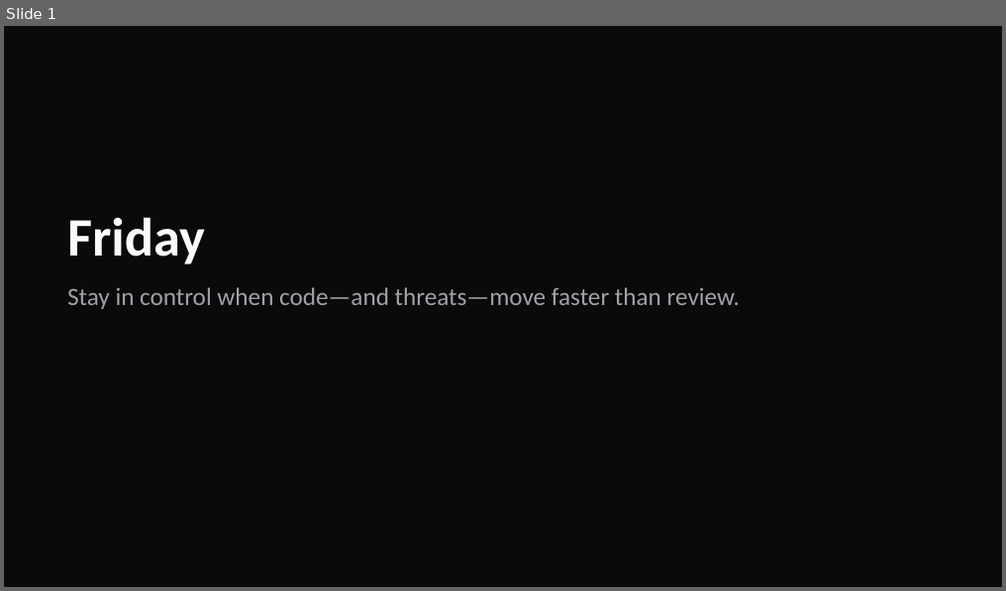
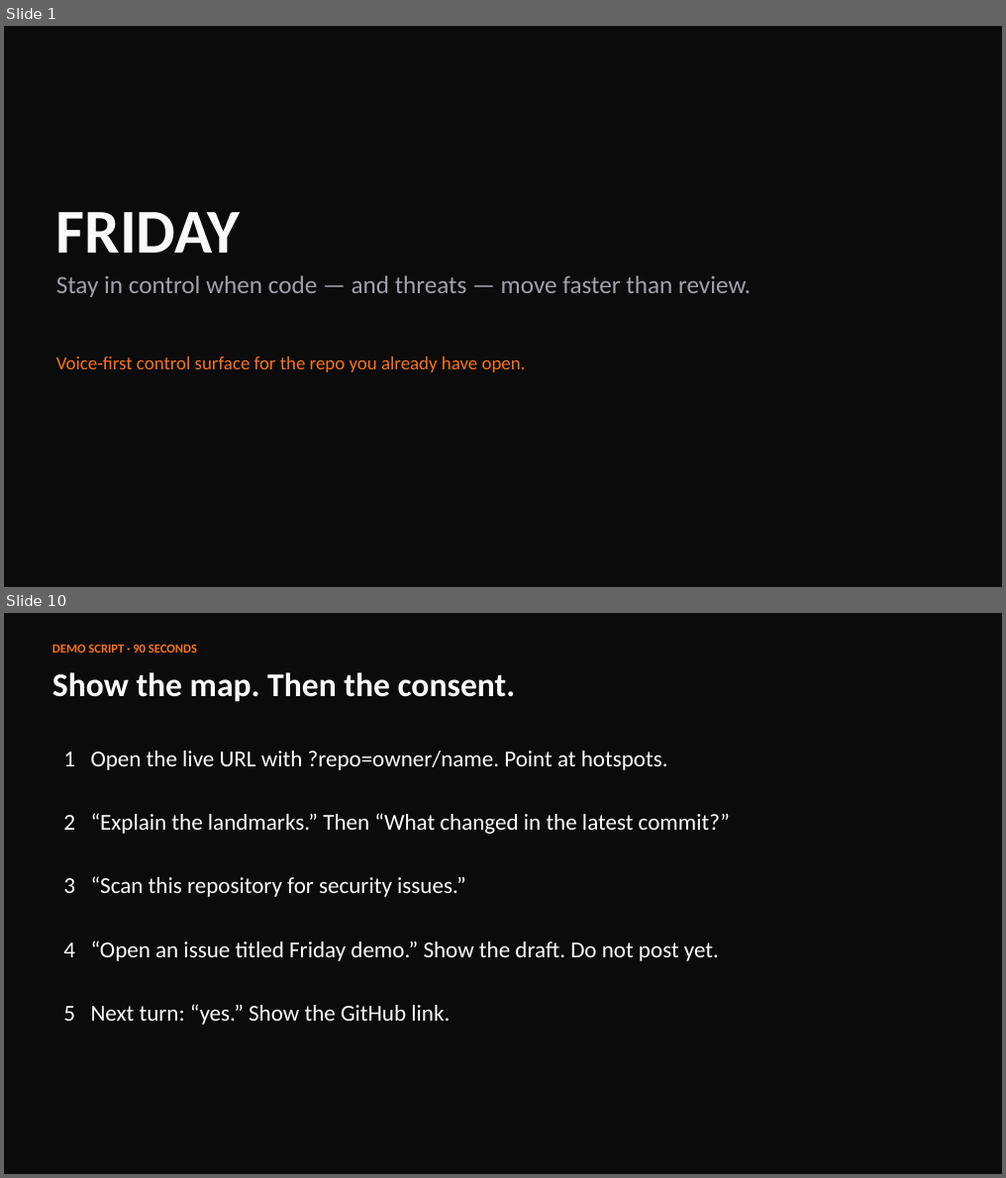
Before and after one commit to hatif03/friday-voice-agent, a slide deck: docs/presentation/Friday-Voice-Agent.pptx. Shown one above the other, each under a label of ours: slide 1 before the commit, slides 1 and 10 after it; the slides between them are not shown. The pictures are 1006x591 and 1006x1178 pixels, drawn with LibreOffice and Linux fonts; fonts in the diff are those of the drawing. Boxes give left, top, right and bottom in pixels: in the first picture for what was removed or moved away, otherwise in the second. Text is boxed around its words. In the diff, an @@ line names an element or a change of style, - is before the commit and + after.

Commit message:
docs: add demo script for Friday voice agent and enhance pitch deck generation
Introduce a comprehensive demo script for showcasing the Friday voice agent's capabilities, emphasizing its interaction with GitHub. Additionally, improve the pitch deck generation script with updated styling and layout adjustments for better presentation quality.

```diff
--- a/docs/presentation/Friday-Voice-Agent.pptx
+++ b/docs/presentation/Friday-Voice-Agent.pptx
@@ slide 10 added at (4, 613, 1002, 1174), background #FFFFFF @@
@@ rectangle added at (4, 613, 1002, 1174), fill #0B0B0C @@
@@ text added at (53, 644, 197, 653), 12 pt, text #F97316, bold @@
+DEMO SCRIPT · 90 SECONDS
@@ text added at (53, 672, 516, 702), 32 pt, text #FAFAFA, bold @@
+Show the map. Then the consent.
@@ text added at (63, 751, 668, 770), 22 pt, text #FAFAFA @@
+1 Open the live URL with ?repo=owner/name. Point at hotspots.
@@ text added at (63, 813, 730, 834), 22 pt, text #FAFAFA @@
+2 “Explain the landmarks.” Then “What changed in the latest commit?”
@@ text added at (63, 876, 466, 897), 22 pt, text #FAFAFA @@
+3 “Scan this repository for security issues.”
@@ text added at (63, 941, 719, 961), 22 pt, text #FAFAFA @@
+4 “Open an issue titled Friday demo.” Show the draft. Do not post yet.
@@ text added at (63, 1004, 450, 1025), 22 pt, text #FAFAFA @@
+5 Next turn: “yes.” Show the GitHub link.
@@ slide 1 changed as well @@
@@ background #0A0A0A to #FFFFFF @@
@@ rectangle added at (4, 26, 1002, 587), fill #0B0B0C @@
@@ text at (56, 212, 240, 253): text changed; size 52 to 60 pt @@
-Friday
+FRIDAY
@@ text at (56, 275, 750, 297): spaces changed @@
-Stay in control when code—and threats—move faster than review.
+Stay in control when code — and threats — move faster than review.
@@ text added at (56, 357, 526, 372), 18 pt, text #F97316 @@
+Voice-first control surface for the repo you already have open.
```
Also in this commit, not shown: 9 other slides added, 12 slides removed, 2 other files.
